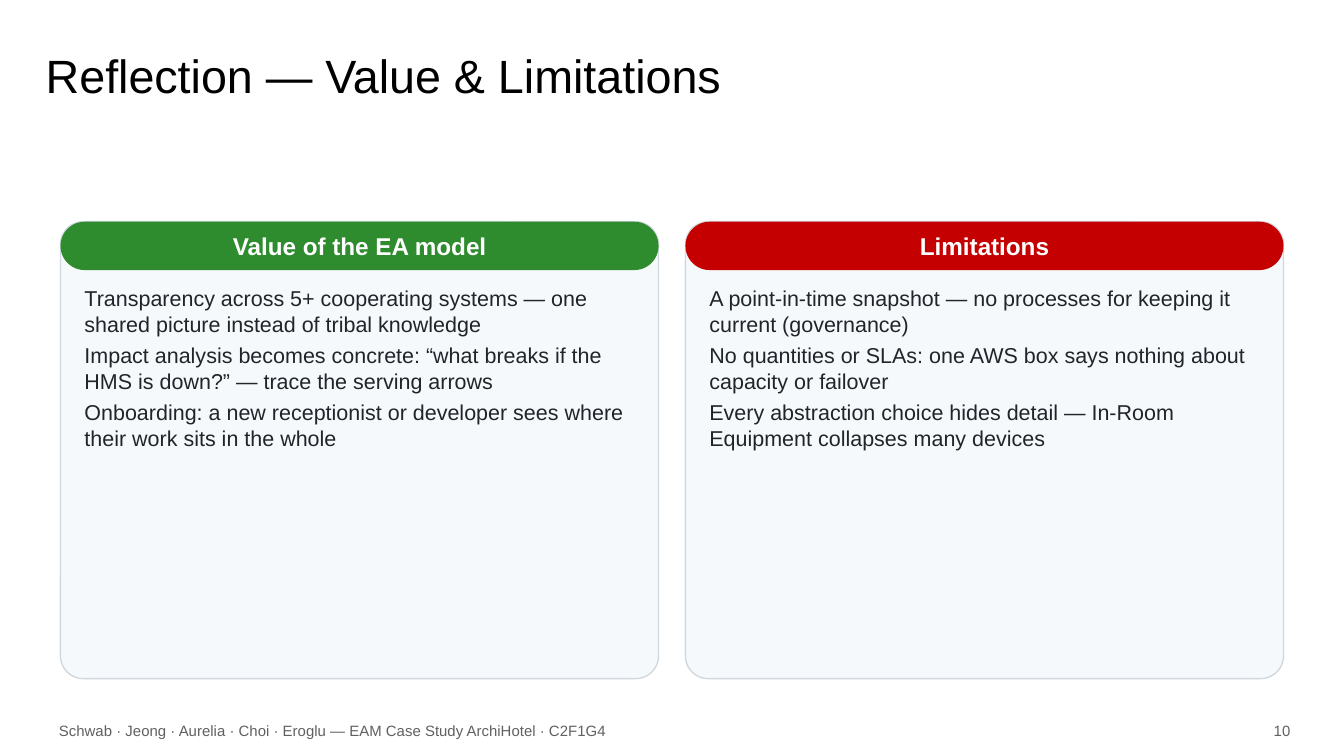
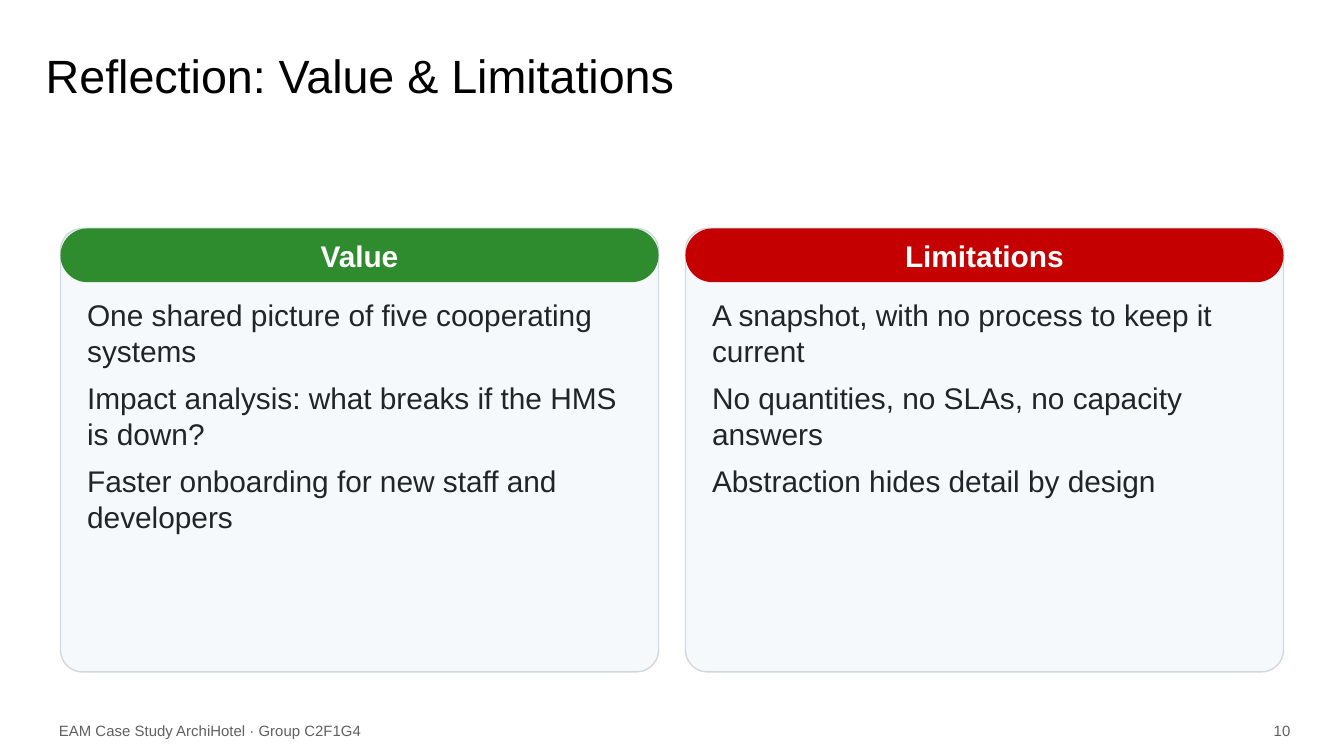
Before and after one commit to KatrinSchw/enterprise-architecture-model, a slide deck: slide 10 of slides/C2F1G4.pptx. Drawn at 1344x756 pixels with LibreOffice and Linux fonts; fonts in the diff are those of the drawing; background and template pictures are left out. Boxes give left, top, right and bottom in pixels: in the first picture for what was removed or moved away, otherwise in the second. Text is boxed around its words. In the diff, an @@ line names an element or a change of style, - is before the commit and + after.

```diff
--- a/slides/C2F1G4.pptx
+++ b/slides/C2F1G4.pptx
@@ title at [46, 59, 674, 94]: text changed @@
-Reflection — Value & Limitations
+Reflection: Value & Limitations
@@ rounded rectangle: place and size @@
-rounded rectangle at [60, 222, 659, 679]
+rounded rectangle at [60, 228, 659, 672]
@@ rounded rectangle "Value": place and size @@
-rounded rectangle "Value" at [60, 222, 659, 270]
+rounded rectangle "Value" at [60, 228, 659, 282]
@@ rounded rectangle "Limitations": place and size @@
-rounded rectangle "Limitations" at [685, 222, 1284, 270]
+rounded rectangle "Limitations" at [685, 228, 1284, 282]
@@ rounded rectangle "Limitations" at [685, 228, 1284, 282]: size 13 to 16 pt @@
@@ rounded rectangle: place and size @@
-rounded rectangle at [685, 222, 1284, 679]
+rounded rectangle at [685, 228, 1284, 672]
@@ text in rounded rectangle at [321, 245, 399, 268]: text changed; size 13 to 16 pt @@
-Value of the EA model
+Value
@@ text at [87, 304, 616, 533]: text changed; size 11.5 to 16 pt @@
-Transparency across 5+ cooperating systems — one shared picture instead of tribal knowledge
-Impact analysis becomes concrete: “what breaks if the HMS is down?” — trace the serving arrows
-Onboarding: a new receptionist or developer sees where their work sits in the whole
+One shared picture of five cooperating systems
+Impact analysis: what breaks if the HMS is down?
+Faster onboarding for new staff and developers
@@ text at [712, 304, 1212, 497]: text changed; size 11.5 to 16 pt @@
-A point-in-time snapshot — no processes for keeping it current (governance)
-No quantities or SLAs: one AWS box says nothing about capacity or failover
-Every abstraction choice hides detail — In-Room Equipment collapses many devices
+A snapshot, with no process to keep it current
+No quantities, no SLAs, no capacity answers
+Abstraction hides detail by design
@@ text at [59, 725, 361, 739]: text changed @@
-Schwab · Jeong · Aurelia · Choi · Eroglu — EAM Case Study ArchiHotel · C2F1G4
+EAM Case Study ArchiHotel · Group C2F1G4
```
Also in this commit, not shown: 13 other slides changed, 1 slide added, 1 other file.
